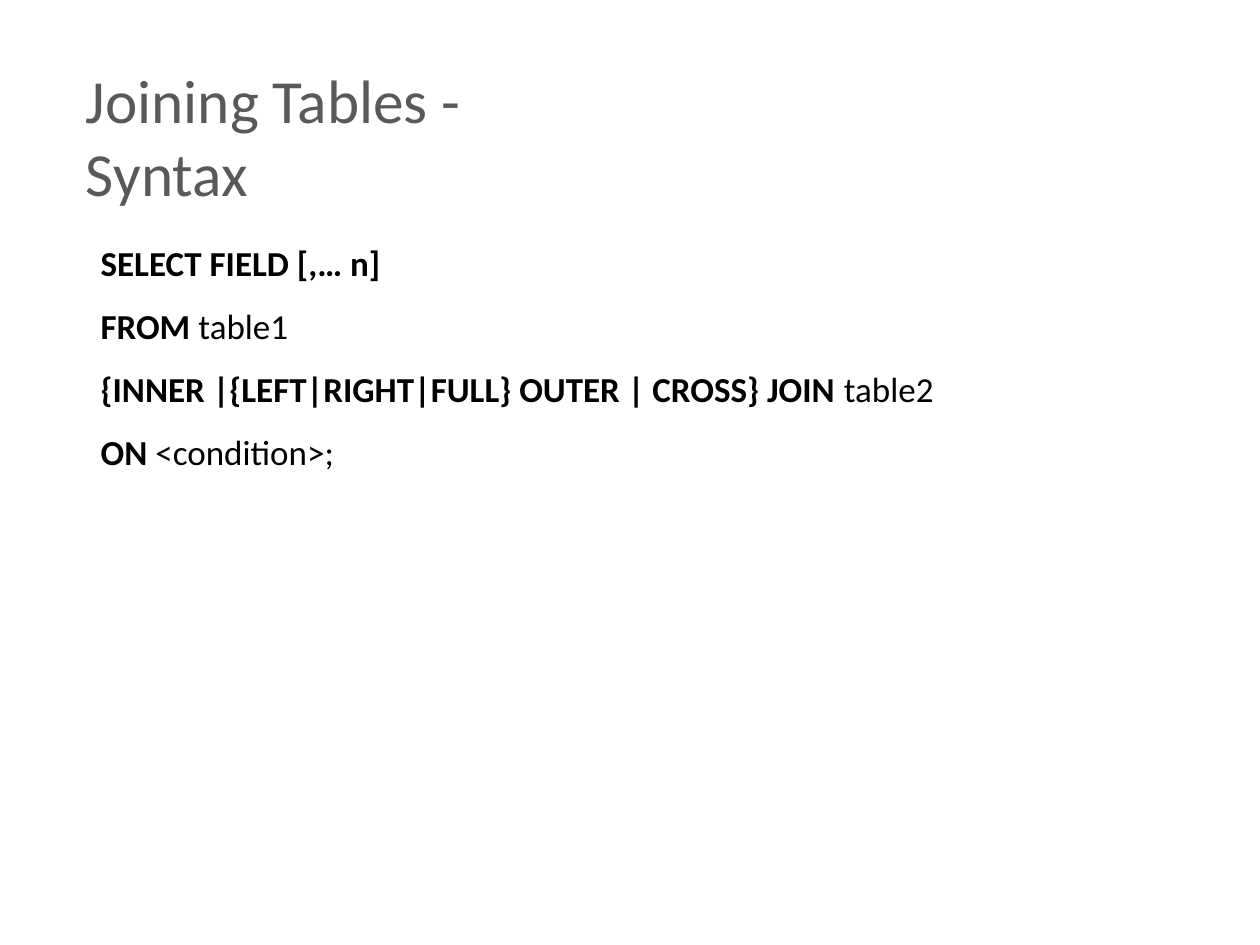
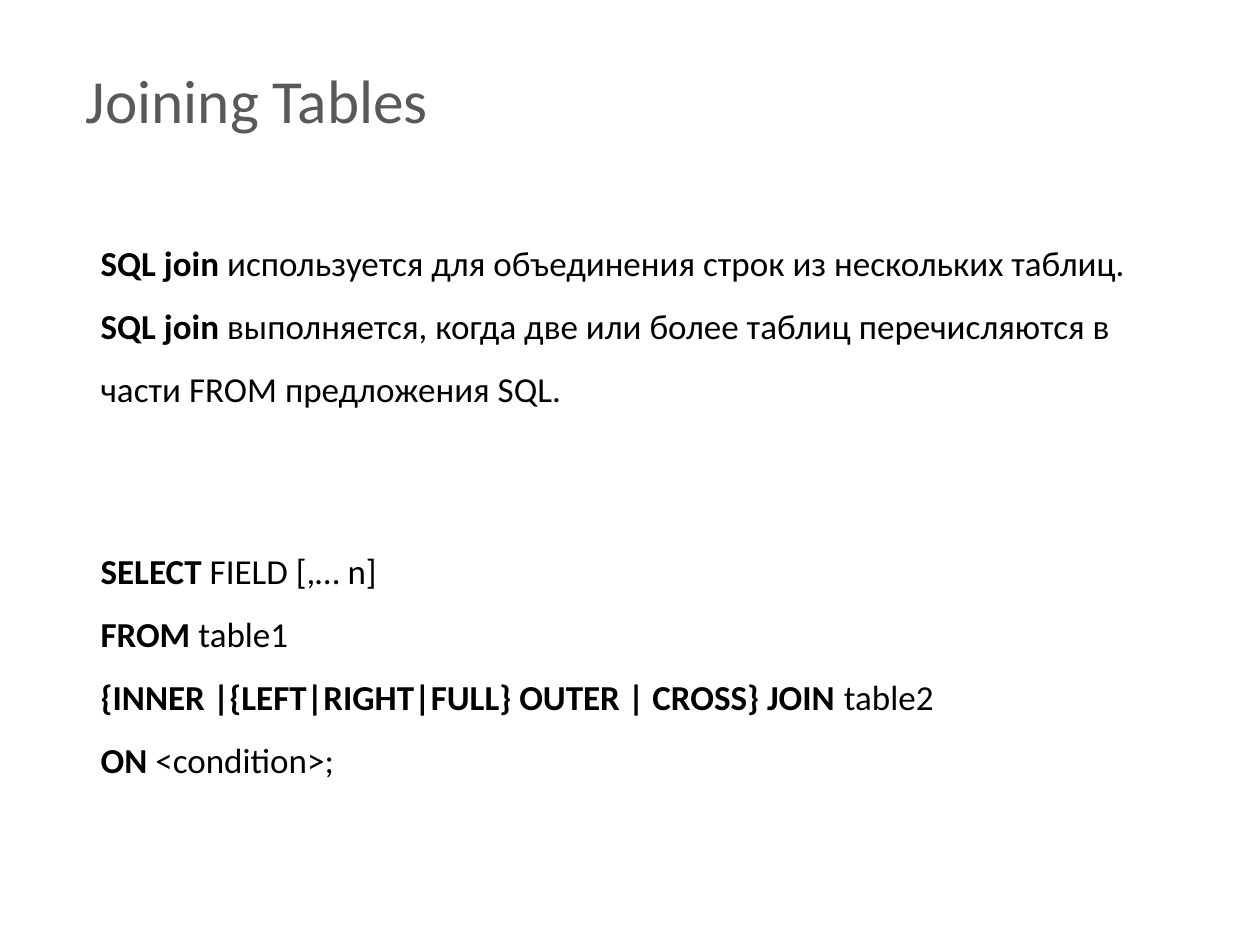
Before and after one commit to BigRacer/swtesting, a slide deck: slide 33 of 7.SQL Intro/SQL.pptx (slide 32 before the commit). Drawn at 1260x945 pixels with LibreOffice and Linux fonts; fonts in the diff are those of the drawing; background and template pictures are left out. Boxes give left, top, right and bottom in pixels: in the first picture for what was removed or moved away, otherwise in the second. Text is boxed around its words. In the diff, an @@ line names an element or a change of style, - is before the commit and + after.

```diff
--- a/7.SQL Intro/SQL.pptx
+++ b/7.SQL Intro/SQL.pptx
@@ text at box(86, 80, 428, 134): text changed @@
-Joining Tables - Syntax
+Joining Tables
@@ text added at box(101, 251, 1124, 408), 20 pt, text #000000 @@
+SQL join используется для объединения строк из нескольких таблиц.
+SQL join выполняется, когда две или более таблиц перечисляются в части FROM предложения SQL.
@@ text "SELECT FIELD [,… n]": place and size @@
-text "SELECT FIELD [,… n]" at box(101, 250, 934, 469)
+text "SELECT FIELD [,… n]" at box(101, 558, 934, 777)
@@ text at box(101, 558, 377, 589): bold off in "FIELD [,… n]" @@
```
Also in this commit, not shown: 8 other slides changed, 1 slide added, 9 other files.
